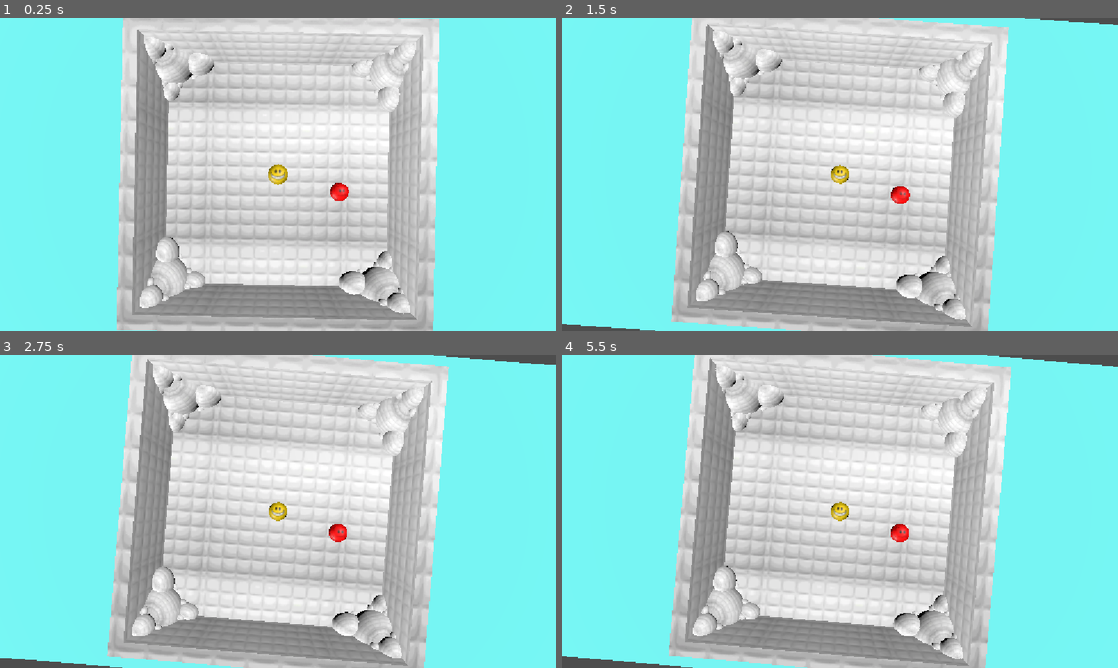
Above: before the commit, frames 1-4 (two rows, left to right).
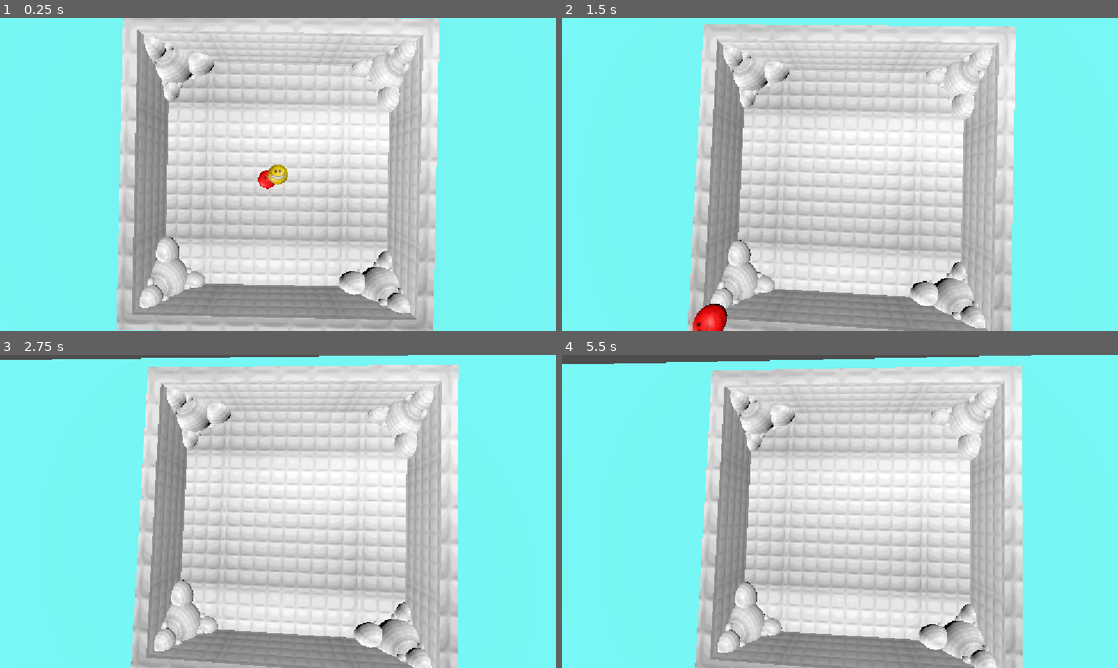
Above: after the commit, the same moments.

Repository: no-apologizes/hc-haven
Game: Godot game, scene res://node_3d.tscn
The game is run twice, just before and just after one commit, with the same random seed, the same clock (stepped at 60 frames per second) and the same inputs. Sound files missing from this copy of the repository are replaced by a short silence.
Inputs (mouse positions are in pixels of both pictures, inside the frame that each line leads up to):
- Up to frame 1 (0.25 s): no input
- Up to frame 2 (1.5 s): tap Enter at 0.5 s; move the mouse to (962, 158) at 0.52 s; hold Enter 0.53-1.25 s; click (962, 158) at 0.67 s; drag from (728, 190) to (812, 237) at 1.27 s
- Up to frame 3 (2.75 s): move the mouse to (333, 442) at 2.02 s; hold Shift from 2.03 s (still down); click (333, 442) at 2.17 s
- Up to frame 4 (5.5 s): release Shift at 2.75 s; drag from (812, 574) to (673, 464) at 2.77 s; move the mouse to (1006, 558) at 3.52 s; hold Ctrl 3.53-4.25 s; click (1006, 558) at 3.67 s; drag from (673, 464) to (756, 433) at 4.27 s; move the mouse to (867, 511) at 5.02 s; hold Enter from 5.03 s (still down); click (867, 511) at 5.17 s

The runs differ from the first frame. In frame 1, 0.3% of the frame differs, in the area x 46-63%, y 48-59%; in frame 2, 26%; in frame 3, 30%; in frame 4, 32%, in the area x 0-100%, y 0-100%.

Commit message:
checkpoint

Diff:
--- /dev/null
+++ b/MI_Obsidian_01.tres
@@ -0,0 +1,24 @@
+[gd_resource type="StandardMaterial3D" load_steps=6 format=3 uid="uid://bok4pmemgbl70"]
+
+[ext_resource type="Texture2D" uid="uid://c5ychkm5knoa8" path="res://Obsidian_01/T_Obsidian_01_A.png" id="1_wavtg"]
+[ext_resource type="Texture2D" uid="uid://c3g3sxbydm8vc" path="res://Obsidian_01/T_Obsidian_01_O.png" id="2_mcxeo"]
+[ext_resource type="Texture2D" uid="uid://dd5ip75sn58y0" path="res://Obsidian_01/T_Obsidian_01_H.png" id="3_jgler"]
+[ext_resource type="Texture2D" uid="uid://c3uos2ypyqlrm" path="res://Obsidian_01/T_Obsidian_01_N.png" id="4_td1og"]
+[ext_resource type="Texture2D" uid="uid://dma0oh103np5d" path="res://Obsidian_01/T_Obsidian_01_R.png" id="5_djnan"]
+
+[resource]
+albedo_texture = ExtResource("1_wavtg")
+roughness_texture = ExtResource("5_djnan")
+roughness_texture_channel = 4
+normal_enabled = true
+normal_texture = ExtResource("4_td1og")
+ao_enabled = true
+ao_light_affect = 1.0
+ao_texture = ExtResource("2_mcxeo")
+heightmap_enabled = true
+heightmap_scale = 7.0
+heightmap_deep_parallax = true
+heightmap_min_layers = 8
+heightmap_max_layers = 32
+heightmap_texture = ExtResource("3_jgler")
+texture_filter = 5
--- /dev/null
+++ b/MI_Obsidian_01_Packed.tres
@@ -0,0 +1,20 @@
+[gd_resource type="StandardMaterial3D" load_steps=5 format=3 uid="uid://d3newtmnxngfg"]
+
+[ext_resource type="Texture2D" uid="uid://dvgslo1klphgc" path="res://Obsidian_01/T_Obsidian_01_NA.png" id="1_fpfa4"]
+[ext_resource type="Texture2D" uid="uid://b71xr8kkqet3r" path="res://Obsidian_01/T_Obsidian_01_ORM.png" id="2_btetx"]
+[ext_resource type="Texture2D" uid="uid://dd5ip75sn58y0" path="res://Obsidian_01/T_Obsidian_01_H.png" id="3_s8n1v"]
+[ext_resource type="Texture2D" uid="uid://c3uos2ypyqlrm" path="res://Obsidian_01/T_Obsidian_01_N.png" id="4_t7ml0"]
+
+[resource]
+albedo_color = Color(0.877333, 0.77, 1, 1)
+albedo_texture = ExtResource("1_fpfa4")
+roughness_texture = ExtResource("2_btetx")
+roughness_texture_channel = 1
+normal_enabled = true
+normal_texture = ExtResource("4_t7ml0")
+ao_enabled = true
+ao_light_affect = 1.0
+ao_texture = ExtResource("2_btetx")
+heightmap_enabled = true
+heightmap_scale = 7.0
+heightmap_texture = ExtResource("3_s8n1v")
--- /dev/null
+++ b/cruelty_spanwer.gd
@@ -0,0 +1,20 @@
+extends Node3D
+
+@export var cruelty_scene: PackedScene
+@export var min_bounds: Vector2 = Vector2(-5.0, -5.0)
+@export var max_bounds: Vector2 = Vector2(5.0, 5.0)
+@export var spawn_height: float = 1.5
+
+func _ready() -> void:
+	spawn_cruelty()
+
+func spawn_cruelty() -> void:
+	if cruelty_scene == null:
+		return
+
+	var instance = cruelty_scene.instantiate()
+	var random_x = randf_range(min_bounds.x, max_bounds.x)
+	var random_z = randf_range(min_bounds.y, max_bounds.y)
+
+	add_child(instance)
+	instance.global_position = Vector3(random_x, spawn_height, random_z)
--- a/node_3d.tscn
+++ b/node_3d.tscn
@@ -1,11 +1,12 @@
 [gd_scene format=3 uid="uid://cqamwl70biy77"]
 
 [ext_resource type="Script" uid="uid://blhwbtjto6k7q" path="res://character_body_3d.gd" id="1_a202f"]
+[ext_resource type="Script" uid="uid://bmlpuw4xmfgvv" path="res://cruelty_spanwer.gd" id="1_wc5p8"]
 [ext_resource type="AudioStream" uid="uid://bcwwp1ehuq1yw" path="res://assets/Boing.mp3" id="2_jka67"]
 [ext_resource type="PackedScene" uid="uid://cd77pj7eq5gj1" path="res://assets/arenamodel.glb" id="2_noarx"]
 [ext_resource type="PackedScene" uid="uid://3h1k7qrqweqf" path="res://assets/Verity/verity.glb" id="3_jka67"]
 [ext_resource type="Script" uid="uid://qu2cpugug6qe" path="res://camera_follow.gd" id="4_i5arm"]
-[ext_resource type="PackedScene" uid="uid://dxci1skfmey64" path="res://assets/Cruelty/crueltymodel.glb" id="4_r3fl7"]
+[ext_resource type="PackedScene" uid="uid://dqteo6frtea3i" path="res://rigid_body_3d.tscn" id="6_i5arm"]
 
 [sub_resource type="SphereShape3D" id="SphereShape3D_dhlid"]
 radius = 1.6168367
@@ -13,13 +14,13 @@
 [sub_resource type="ParticleProcessMaterial" id="ParticleProcessMaterial_g4hbq"]
 gravity = Vector3(0, 0, 0)
 
-[sub_resource type="StandardMaterial3D" id="StandardMaterial3D_a0tk4"]
-transparency = 1
-albedo_color = Color(0.972549, 0.8235294, 0.15294118, 0.45490196)
+[sub_resource type="ShaderMaterial" id="ShaderMaterial_jsk3o"]
 
 [sub_resource type="BoxMesh" id="BoxMesh_r3fl7"]
-material = SubResource("StandardMaterial3D_a0tk4")
+material = SubResource("ShaderMaterial_jsk3o")
 size = Vector3(1.105, 0.335, 1)
+
+[sub_resource type="Skin" id="Skin_4arys"]
 
 [sub_resource type="SphereShape3D" id="SphereShape3D_i5arm"]
 radius = 2.4024615
@@ -28,16 +29,13 @@
 size = Vector3(1, 8.961121, 41.929085)
 
 [sub_resource type="BoxShape3D" id="BoxShape3D_i5arm"]
-size = Vector3(40, 1, 40)
+size = Vector3(250, 1, 250)
 
 [sub_resource type="BoxMesh" id="BoxMesh_a0tk4"]
 size = Vector3(48.59371, 1, 1)
 
 [sub_resource type="StandardMaterial3D" id="StandardMaterial3D_r3fl7"]
 albedo_color = Color(0.47000003, 1, 0.99116665, 1)
-
-[sub_resource type="SphereShape3D" id="SphereShape3D_noarx"]
-radius = 1.5941375
 
 [sub_resource type="BoxShape3D" id="BoxShape3D_bvq8u"]
 size = Vector3(40, 0.5, 40)
@@ -72,6 +70,7 @@
 lifetime = 0.4
 process_material = SubResource("ParticleProcessMaterial_g4hbq")
 draw_pass_1 = SubResource("BoxMesh_r3fl7")
+draw_skin = SubResource("Skin_4arys")
 
 [node name="verity" parent="HeyitsVerity" unique_id=1588858319 instance=ExtResource("3_jka67")]
 transform = Transform3D(1, 0, 0, 0, 1, 0, 0, 0, 1, 0, 1.6663384, 0)
@@ -120,6 +119,8 @@
 
 [node name="arenamodel" parent="Arena" unique_id=1340289494 instance=ExtResource("2_noarx")]
 transform = Transform3D(1, 0, 0, 0, 1, 0, 0, 0, 1, 0, 0.35, 0)
+script = ExtResource("1_wc5p8")
+cruelty_scene = ExtResource("6_i5arm")
 
 [node name="CollisionShape3D2" type="CollisionShape3D" parent="Arena" unique_id=1629158817]
 transform = Transform3D(1, 0, 0, 0, 1, 0, 0, 0, 1, -19.503181, 5.0042725, 0.0082941055)
@@ -127,7 +128,7 @@
 debug_color = Color(0.96738786, 1.347661e-06, 0.47759163, 0.41960785)
 
 [node name="CollisionShape3D20" type="CollisionShape3D" parent="Arena" unique_id=309770767]
-transform = Transform3D(1, 0, 0, 0, 1, 0, 0, 0, 1, 0, -2.457443, 0)
+transform = Transform3D(1, 0, 0, 0, 1, 0, 0, 0, 1, 0, -3, 0)
 shape = SubResource("BoxShape3D_i5arm")
 debug_color = Color(0.97453934, 0, 0.42948666, 0.41960785)
 
@@ -200,14 +201,6 @@
 transform = Transform3D(0.999999, 0, 0, 0, 0.9949191, 0.10068026, 0, -0.10068028, 0.9949192, 0, 0, 0)
 pixel_size = 0.01
 text = "Hello Test"
-
-[node name="RigidBody3D" type="RigidBody3D" parent="." unique_id=2104995510]
-transform = Transform3D(1, 0, 0, 0, 1, 0, 0, 0, 1, 10.144203, 2.4014373, 2.69195)
-
-[node name="CollisionShape3D" type="CollisionShape3D" parent="RigidBody3D" unique_id=928959653]
-shape = SubResource("SphereShape3D_noarx")
-
-[node name="crueltymodel" parent="RigidBody3D" unique_id=1015265255 instance=ExtResource("4_r3fl7")]
 
 [node name="Floor" type="RigidBody3D" parent="." unique_id=2103101121]
 transform = Transform3D(1, 0, 0, 0, 1, 0, 0, 0, 1, 10.144203, 2.4014373, 2.69195)
@@ -218,3 +211,6 @@
 transform = Transform3D(1, 0, 0, 0, 1, 0, 0, 0, 1, -10.144203, -2.08146, -1.641886)
 shape = SubResource("BoxShape3D_bvq8u")
 debug_color = Color(0.9662705, 0.08272535, 0.42128402, 0.41960785)
+
+[node name="verity" type="Node3D" parent="." unique_id=219156806 instance=ExtResource("3_jka67")]
+transform = Transform3D(1, 0, 0, 0, 1, 0, 0, 0, 1, -196.14172, 36.90444, -27.038462)
--- /dev/null
+++ b/rigid_body_3d.tscn
@@ -0,0 +1,13 @@
+[gd_scene format=3 uid="uid://dqteo6frtea3i"]
+
+[ext_resource type="PackedScene" uid="uid://dxci1skfmey64" path="res://assets/Cruelty/crueltymodel.glb" id="1_mvxmr"]
+
+[sub_resource type="SphereShape3D" id="SphereShape3D_noarx"]
+radius = 1.5941375
+
+[node name="RigidBody3D" type="RigidBody3D" unique_id=1417850317]
+
+[node name="CollisionShape3D" type="CollisionShape3D" parent="." unique_id=1166390304]
+shape = SubResource("SphereShape3D_noarx")
+
+[node name="crueltymodel" parent="." unique_id=70176397 instance=ExtResource("1_mvxmr")]
Not shown, added: T_Obsidian_01_A.png.import
Not shown, added: T_Obsidian_01_AR.png.import
Not shown, added: T_Obsidian_01_BN.png.import
Not shown, added: cruelty_spanwer.gd.uid
Not shown, added: T_Obsidian_01_A.png
Not shown, added: T_Obsidian_01_AR.png
Not shown, added: T_Obsidian_01_BN.png
